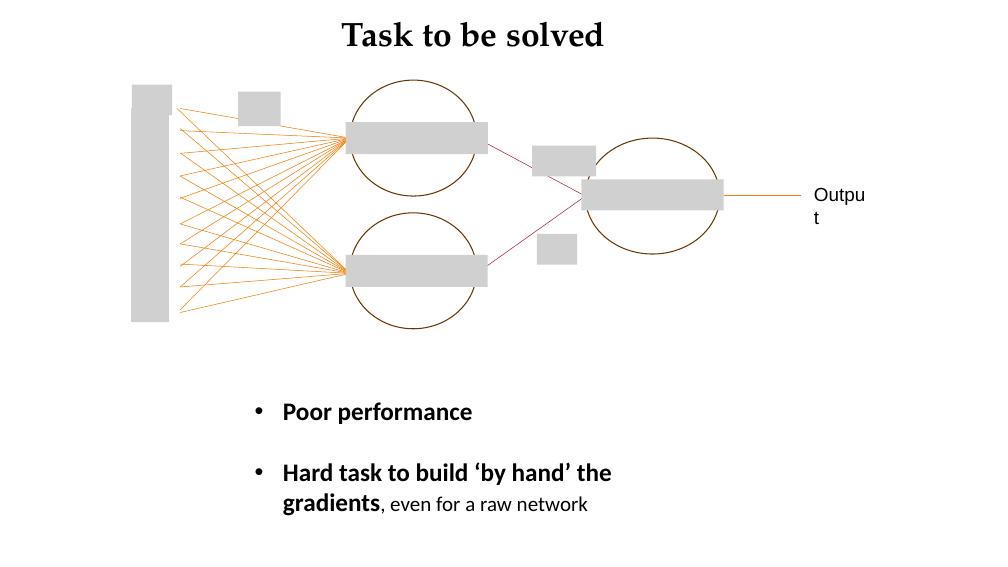
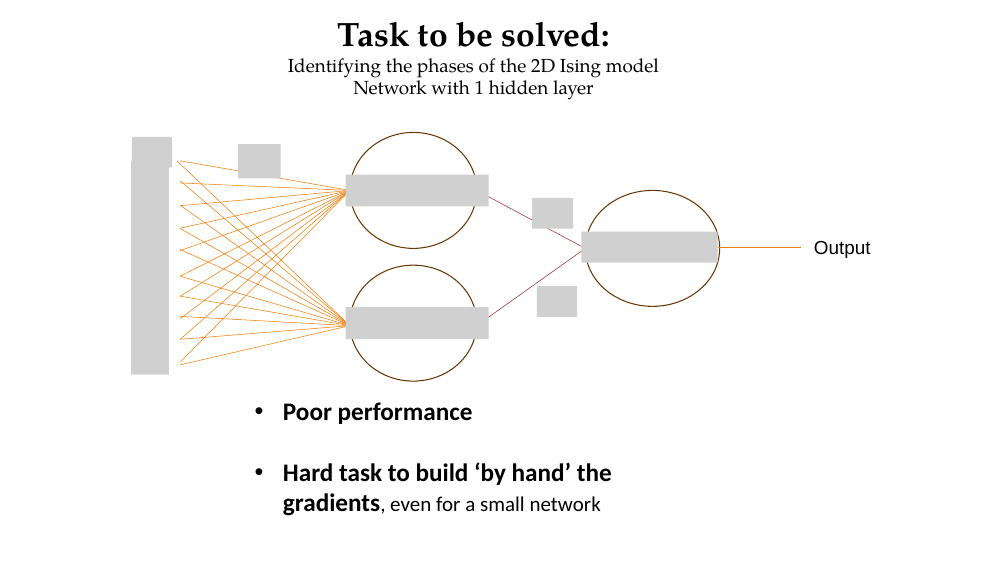
Before and after one commit to Nemenick/FCA_DeepNeuralNework-with-TensorFlow, a slide deck: slide 5 of __Morphing_FCA_DeepNeuralNework with TensorFlow_lezione.pptx (slide 4 before the commit). Drawn at 1008x567 pixels with LibreOffice and Linux fonts; fonts in the diff are those of the drawing; grey boxes stand for pictures. Boxes give left, top, right and bottom in pixels: in the first picture for what was removed or moved away, otherwise in the second. Text is boxed around its words. In the diff, an @@ line names an element or a change of style, - is before the commit and + after.

Commit message:
Presentation

```diff
--- a/__Morphing_FCA_DeepNeuralNework with TensorFlow_lezione.pptx
+++ b/__Morphing_FCA_DeepNeuralNework with TensorFlow_lezione.pptx
@@ text at box(288, 22, 659, 100): text changed; size 32 to 18 pt; bold off @@
-Task to be solved
+Task to be solved:
+Identifying the phases of the 2D Ising model
+Network with 1 hidden layer
@@ group removed at box(346, 123, 724, 287): 4 pictures @@
@@ 15 lines, 3 pictures, 1 ellipse: place and size @@
-15 lines, 3 pictures, 1 ellipse at box(132, 91, 720, 322)
+15 lines, 3 pictures, 1 ellipse at box(132, 144, 720, 375)
@@ group added at box(346, 175, 718, 339): 4 pictures @@
@@ text "Output" rewrapped from box(807, 179, 877, 209) to box(814, 241, 871, 258) @@
@@ line moved from (724, 195) - (802, 195) to (718, 247) - (802, 247) @@
@@ 7 lines, 2 ellipses, 1 picture: place and size @@
-7 lines, 2 ellipses, 1 picture at box(132, 80, 477, 329)
+7 lines, 2 ellipses, 1 picture at box(132, 132, 477, 381)
@@ text at box(283, 462, 612, 516): text changed @@
-• Hard task to build ‘by hand’ the gradients, even for a raw network
+• Hard task to build ‘by hand’ the gradients, even for a small network
```
Also in this commit, not shown: 3 other slides changed, 1 slide added, 1 other file.
